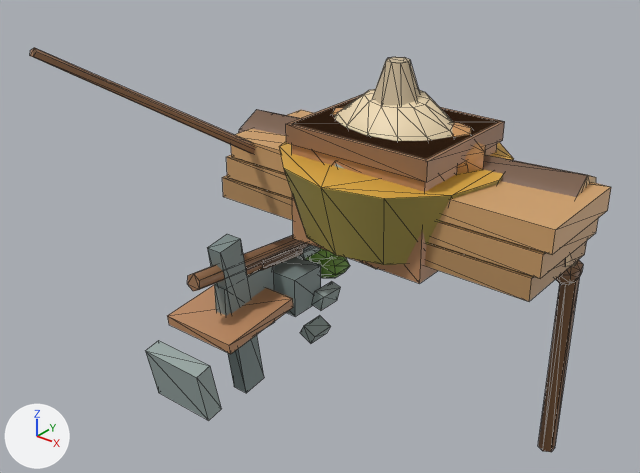
What one commit did to the glTF model godot/art/models/resident_props.glb.
Camera for both pictures: a 50 mm camera at (1.188, -2.209, 1.797) aimed at (-0.133, -0.558, 0.774). The lights are fixed; the arrows at lower left show +X, +Y and +Z. The first picture is the older version. Mesh edges are drawn as thin lines. Vertices at exactly the same position are counted once.

Objects in the first picture: 'cane', 'item_basket', 'item_crate', 'item_log', 'item_plank', 'item_sack', 'tool_axe', 'tool_hammer', 'tool_herbs', 'tool_hoe', 'tool_peel', 'tool_pick', 'tool_rod', 'tool_sickle'.
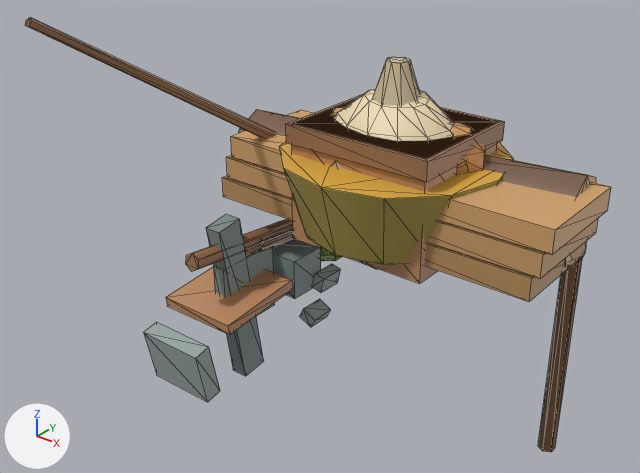
Boxes (x1, y1, x2, y2) around the edits, measured in the pictures (640 x 473 px; the box of a moved part takes in the faces that stretch with it):
'tool_hoe', moved: before (145, 235, 309, 420); after (144, 219, 293, 402)
'tool_peel', moved: before (167, 246, 307, 354); after (166, 233, 294, 335)
'tool_rod', moved: before (30, 48, 255, 154); after (25, 18, 275, 138)
'tool_pick', moved: before (207, 234, 308, 393); after (206, 214, 293, 376)
'cane', reshaped, moved (7% wider): before (538, 260, 583, 452); after (538, 249, 586, 452)
'tool_hammer', moved: before (274, 245, 321, 316); after (273, 239, 321, 298)
'tool_axe', moved: before (215, 243, 310, 326); after (213, 230, 292, 316)
'tool_sickle', moved: before (298, 245, 340, 343); after (300, 264, 341, 327)
'tool_herbs', moved (mostly hidden afterwards): before (305, 248, 350, 278); after (321, 248, 341, 261)
part 1 of me_cane, moved or reshaped: before (544, 278, 580, 419); after (544, 259, 582, 419)

What the commit changed:
me_cane is used by ob_cane; location (0.36, -0.015, 0.57).
Before the commit, vertices of me_cane: 2 (0.0, -0.004, -0.57), 4 (0.023, -0.017, -0.57) at pixel (555, 447), 6 (0.023, -0.043, -0.57) at pixel (551, 452), 8 (0.0, -0.056, -0.57) at pixel (542, 451), 10 (-0.023, -0.043, -0.57) at pixel (537, 446).
Before the commit, vertices of me_cane: 12 (-0.023, -0.017, -0.57).
me_cane had 46 vertices, 84 faces and spanned x -0.034..0.034, y -0.11..0.01, z -0.57..0.096.
me_cane now has 46 vertices, 84 faces and spans x -0.034..0.034, y -0.11..0.01, z -0.63..0.096.
Part 1, on me_cane:
Vertices 2, 4, 6, 8, 10, 12 of me_cane move by (0.0, 0.0, -0.06).
Object 'cane' (ob_cane) moves from (0.36, -0.015, 0.57) to (0.36, -0.015, 0.63).
Object 'tool_axe' (ob_tool_axe) moves from (-0.36, -0.015, 0.57) to (-0.36, -0.015, 0.63).
Object 'tool_hammer' (ob_tool_hammer) moves from (-0.36, -0.015, 0.57) to (-0.36, -0.015, 0.63).
Object 'tool_herbs' (ob_tool_herbs) moves from (-0.36, -0.015, 0.57) to (-0.36, -0.015, 0.63).
Object 'tool_hoe' (ob_tool_hoe) moves from (-0.36, -0.015, 0.57) to (-0.36, -0.015, 0.63).
Object 'tool_peel' (ob_tool_peel) moves from (-0.36, -0.015, 0.57) to (-0.36, -0.015, 0.63).
Object 'tool_pick' (ob_tool_pick) moves from (-0.36, -0.015, 0.57) to (-0.36, -0.015, 0.63).
Object 'tool_rod' (ob_tool_rod) moves from (-0.36, -0.015, 0.57) to (-0.36, -0.015, 0.63).
Object 'tool_sickle' (ob_tool_sickle) moves from (-0.36, -0.015, 0.57) to (-0.36, -0.015, 0.63).
